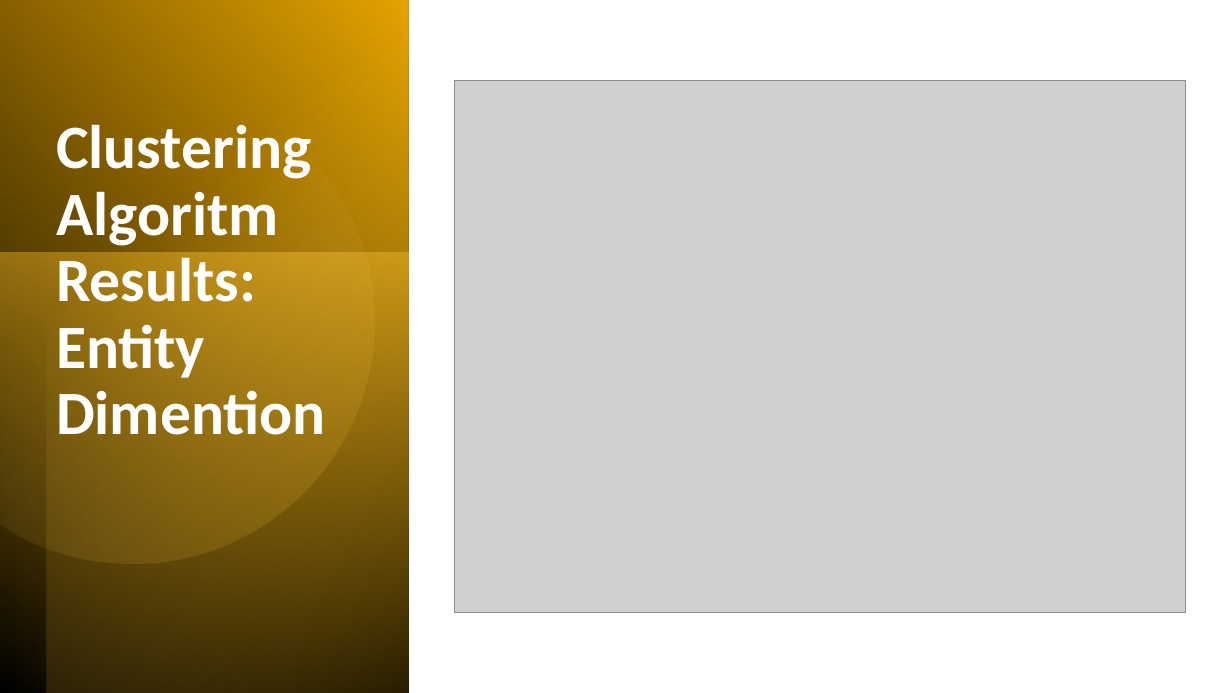
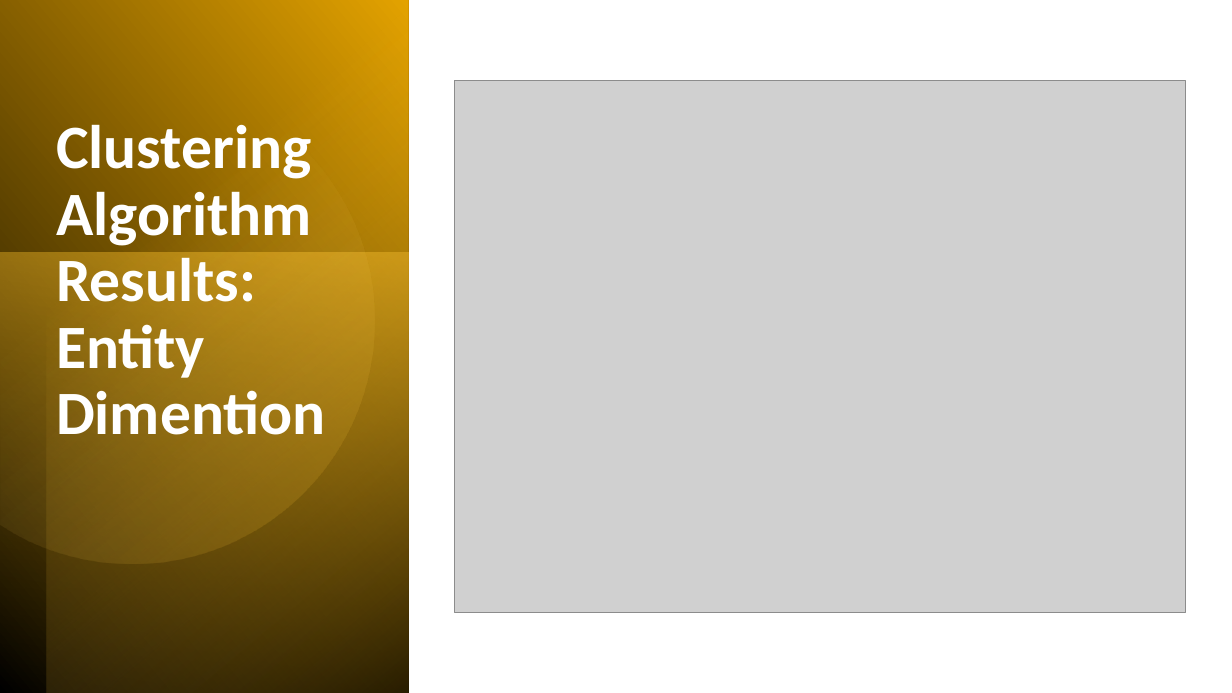
Before and after one commit to VincenzoImp/Bitcoin-Address-Clustering, a slide deck: slide 23 of Bitcoin Address Clustering.pptx (slide 22 before the commit). Drawn at 1232x693 pixels with LibreOffice and Linux fonts; fonts in the diff are those of the drawing; grey boxes stand for pictures. Boxes give left, top, right and bottom in pixels: in the first picture for what was removed or moved away, otherwise in the second. Text is boxed around its words. In the diff, an @@ line names an element or a change of style, - is before the commit and + after.

```diff
--- a/Bitcoin Address Clustering.pptx
+++ b/Bitcoin Address Clustering.pptx
@@ title at [56, 124, 326, 435]: text changed @@
-Clustering Algoritm Results:
-Entity Dimention
+Clustering Algorithm Results:
+Entity Dimention
```
Also in this commit, not shown: 9 other slides changed, 2 slides added, 4 other files.
